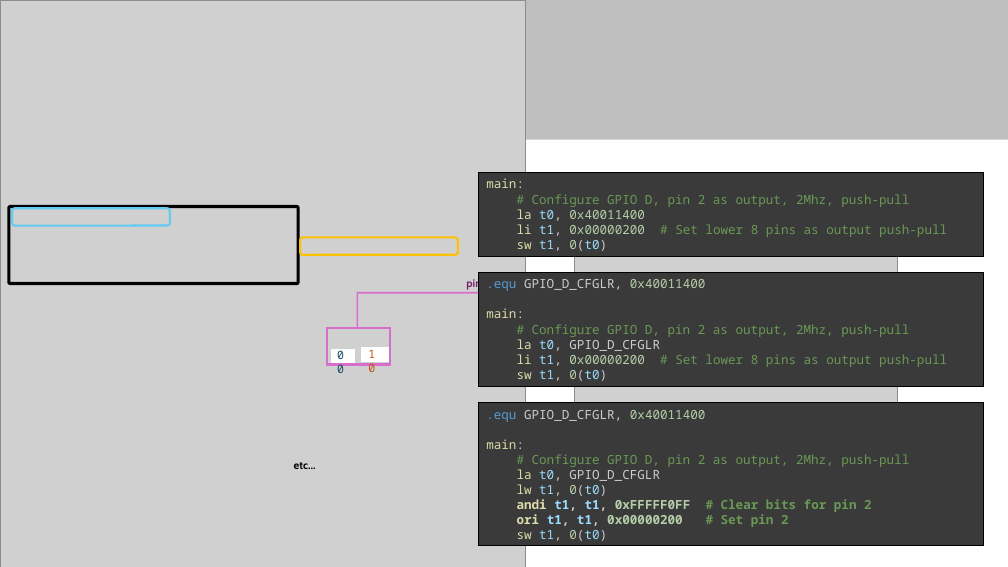
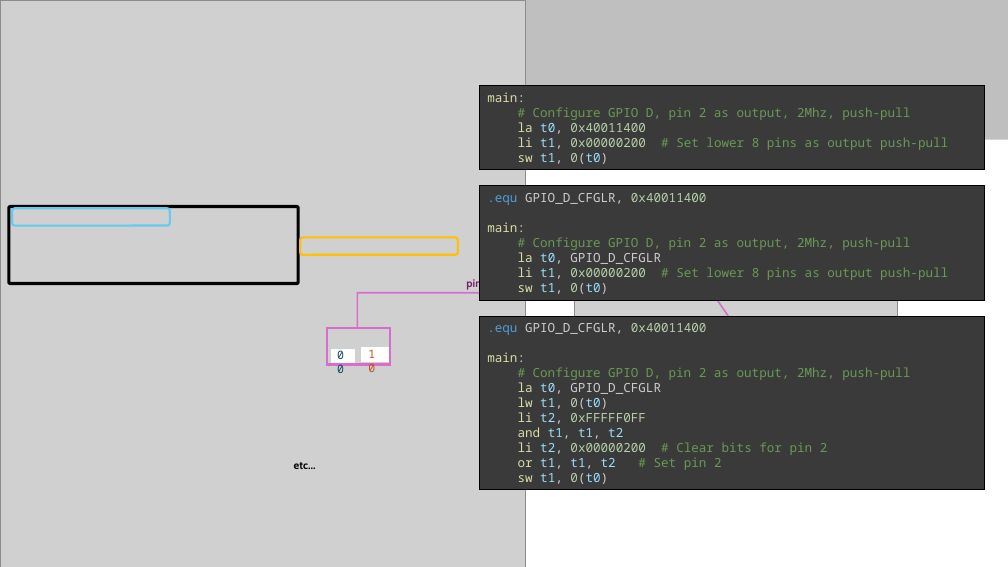
Before and after one commit to elias-at-chalmers/mop-lecture_notes-mirror, a slide deck: slide 14 of slides/lecture04-intro-gpio-c.pptx (slide 12 before the commit). Drawn at 1008x567 pixels with LibreOffice and Linux fonts; fonts in the diff are those of the drawing; grey boxes stand for pictures. Boxes give left, top, right and bottom in pixels: in the first picture for what was removed or moved away, otherwise in the second. Text is boxed around its words. In the diff, an @@ line names an element or a change of style, - is before the commit and + after.

Commit message:
Lecture04 done

```diff
--- a/slides/lecture04-intro-gpio-c.pptx
+++ b/slides/lecture04-intro-gpio-c.pptx
@@ rectangle "main:" moved from (x1=479, y1=172, x2=983, y2=256) to (x1=480, y1=86, x2=985, y2=170) @@
@@ rectangle ".equ GPIO_D_CFGLR, 0x40011400" moved from (x1=479, y1=272, x2=983, y2=386) to (x1=480, y1=186, x2=985, y2=300) @@
@@ rectangle ".equ GPIO_D_CFGLR, 0x40011400" resized from (x1=479, y1=403, x2=983, y2=545) to (x1=480, y1=316, x2=985, y2=489) @@
@@ text in rectangle at (x1=518, y1=412, x2=828, y2=470): text changed; bold off @@
-andi t1, t1, 0xFFFFF0FF # Clear bits for pin 2
-ori t1, t1, 0x00000200 # Set pin 2
+li t2, 0xFFFFF0FF
+and t1, t1, t2
+li t2, 0x00000200 # Clear bits for pin 2
+or t1, t1, t2 # Set pin 2
```
Also in this commit, not shown: 5 other slides changed, 5 slides added, 3 slides removed, 1 other file.
